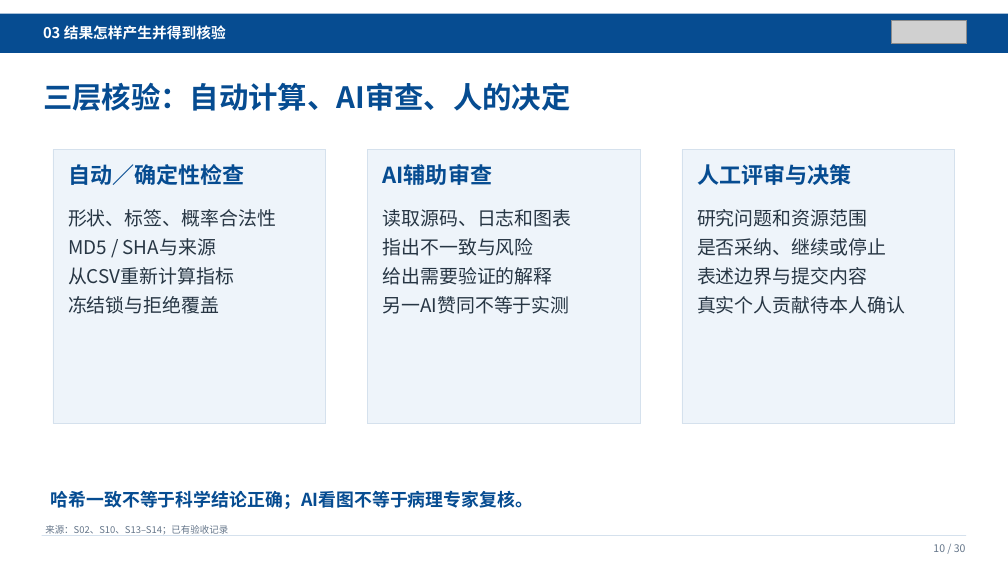
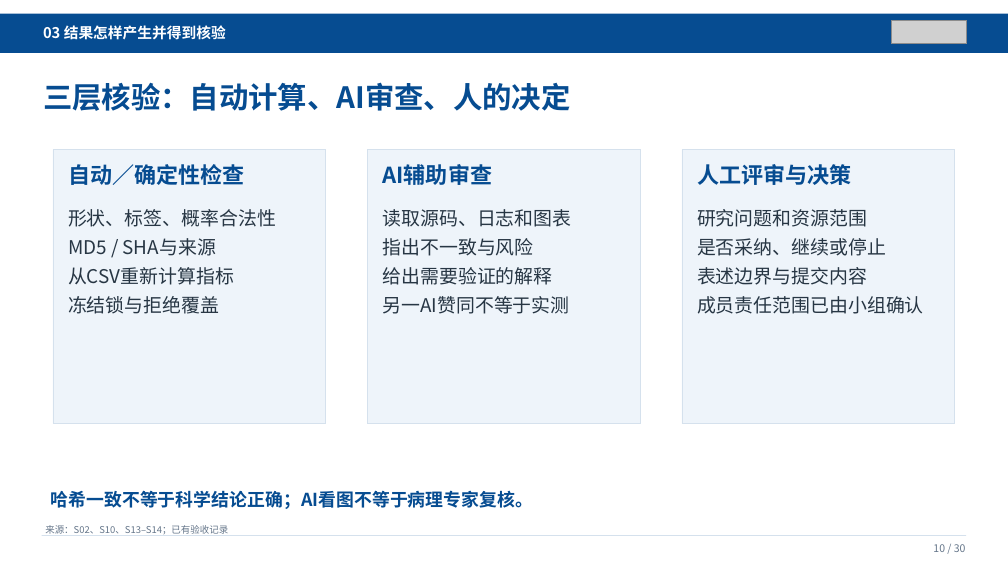
Before and after one commit to Wenhow1/pathmnist-ai-practice-submission, a slide deck: slide 10 of presentation/PathMNIST_AI工程实践汇报_教师提交版.pptx. Drawn at 1008x567 pixels with LibreOffice and Linux fonts; fonts in the diff are those of the drawing; grey boxes stand for pictures. Boxes give left, top, right and bottom in pixels: in the first picture for what was removed or moved away, otherwise in the second. Text is boxed around its words. In the diff, an @@ line names an element or a change of style, - is before the commit and + after.

```diff
--- a/presentation/PathMNIST_AI工程实践汇报_教师提交版.pptx
+++ b/presentation/PathMNIST_AI工程实践汇报_教师提交版.pptx
@@ text at (x1=697, y1=296, x2=924, y2=314): text changed @@
-真实个人贡献待本人确认
+成员责任范围已由小组确认
```
Also in this commit, not shown: 36 other files.
